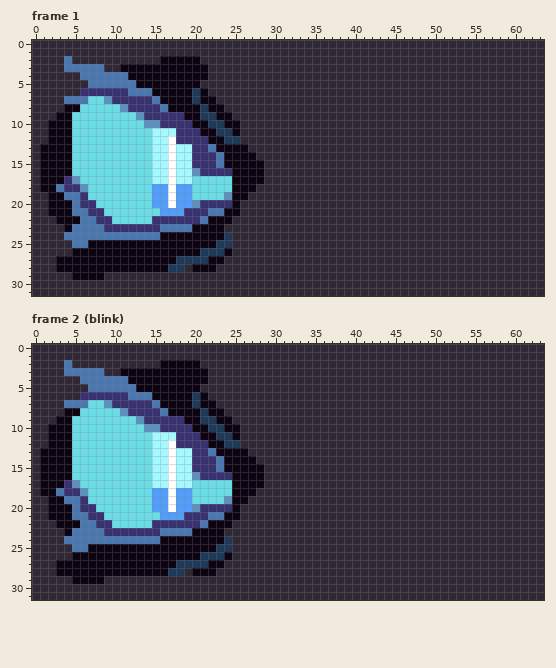
Two states of a pixel-art file, LEDMatrixHandler/assets/eye_source.aseprite. Above is the file before it was changed.
64x32 pixels, 9 frames. Shown: frame 1, frame 2 (blink). The commit also changed other frames, which this record leaves out.
The same view after the edit:
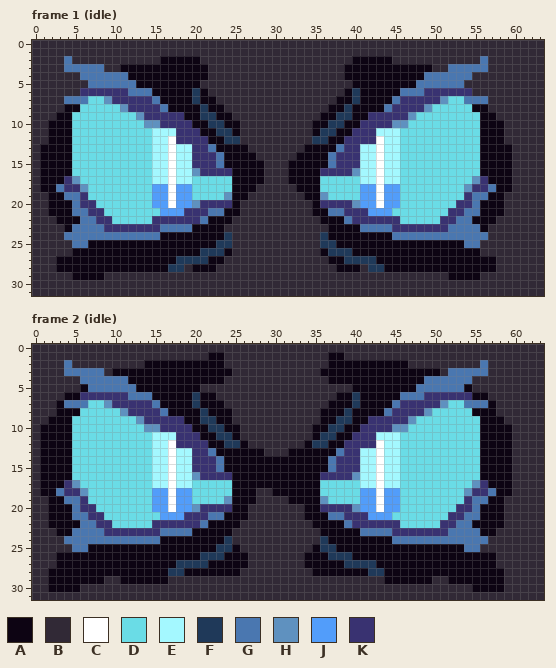
Palette (. is transparent): A #0d0413  B #312936  C #ffffff  D #6adce6  E #a4f8ff  F #1f3959  G #4a77b0  H #5f91bf  J #529dfa  K #393271
Change:
Changed rows in their new state; - is an unchanged pixel.
Frame 1 (idle), layer "Layer 1":
first column x 32:
 2 --------AAAAA-----------G---
 3 -------AAAAAAAAAAA--GGGGG---
 4 -------AAAAAAAAAAGGGGGG-----
 5 --------AAAAAAAAGGGGGG------
 6 -------AFAAAAAGGGKKKKKK-----
 7 ------AAFAAAAGKKKKKHDDGGG---
 8 -----AAFAAAAGKKKKHDDDDDAA---
 9 ----AAFFAAKKKKKHDDDDDDDDAA--
10 ---AAFFAAKKKKHHDDDDDDDDDAAA-
11 ---AFFAAKKKEEEDDDDDDDDDDAAA-
12 ---FFAAKKKKCEEDDDDDDDDDDAAA-
13 --AAAAGKKEECEEDDDDDDDDDDAAAA
14 -AAAAGKKKEECEEDDDDDDDDDDAAAA
15 AAAAAGKKKEECEEDDDDDDDDDDAAAA
16 AAAAKKKKHEECEEDDDDDDDDDDAAAA
17 AAAADDDDDEECEEDDDDDDDDDHKAAA
18 -AAADDDDDJJCJJDDDDDDDDHKKGAA
19 --AAHDDDDJJCJJDDDDDDDDKGGAA-
20 ---AKKKKHJJCJJDDDDDDDKKGAAA-
21 ---AAGGKKKJJJDDDDDDDKKGGAAA-
22 ----AAAGKKKKKKDDDDDKKGGAAA--
23 -----AAAAGGGGKKKKKKKGGGGA---
24 ----FAAAAAAAAGGGGGGGGGGGG---
25 ----FFAAAAAAAAAAAAAAAAGG----
26 ----AFFFAAAAAAAAAAAAAAAA----
27 -----AAFFFFAAAAAAAAAAAAAAA--
28 ------AAA-FFAAAAAAAAAAAAAA--
29 --------------------AAAA----
Frame 2 (idle), layer "Layer 1":
first column x 1:
 1 ---------------------AA-------------AA---------------------
 2 -------------AA-----AAA-------------AAAAAAAAAA---------G---
 3 ---------A-----------AAA-----------AAAAAAAAAAAAAAA-GGGGG---
 4 ---------------------AA-------------AAAAAAAAAAAAGGGGGG-----
 5 -----A---------------------------------AAAAAAAAGGGGGGA-----
 6 ---AA----------------A---------------AAFAAAAAGGGKKKKKKAA---
 7 --A-------------------A-------------AAAFAAAAGKKKKKHDDGGGA--
 8 --A--------------------A-----------AAAFAAAAGKKKKHDDDDDAAA--
 9 -A---------------------------------AAFFAAKKKKKHDDDDDDDDAAA-
10 A---------------------------------AAFFAAKKKKHHDDDDDDDDDAAAA
11 A---------------------------------AFFAAKKKEEEDDDDDDDDDDAAAA
12 A------------------------A-------AFFAAKKKKCEEDDDDDDDDDDAAAA
13 --------------------------AA---AAAAAAGKKEECEEDDDDDDDDDDAAAA
14 ---------------------------AAAAAAAAAGKKKEECEEDDDDDDDDDDAAAA
15 ----------------------------AAAAAAAAGKKKEECEEDDDDDDDDDDAAAA
16 ----------------------------AAAAAAAKKKKHEECEEDDDDDDDDDDAAAA
17 ----------------------------AAAAAAADDDDDEECEEDDDDDDDDDHKAAA
18 -----------------------------AAAAAADDDDDJJCJJDDDDDDDDHKKGAA
19 --------------------------A----AAAAHDDDDJJCJJDDDDDDDDKGGAA-
20 -------------------------A-------AAKKKKHJJCJJDDDDDDDKKGAAA-
21 -------------------------A-------AAAGGKKKJJJDDDDDDDKKGGAAA-
22 -A----------------------A---------AAAAGKKKKKKDDDDDKKGGAAAA-
23 --A--------------------A-----------AAAAAGGGGKKKKKKKGGGGAA--
24 -----------------------------------FAAAAAAAAGGGGGGGGGGGG---
25 ------------------------A---------AFFAAAAAAAAAAAAAAAAGG----
26 --AA--------------------AA-------AAAFFFAAAAAAAAAAAAAAAAAA--
27 -----------------------AAA-------AAAAAFFFFAAAAAAAAAAAAAAA--
28 -A----------------A---AAA---------AAAAAAAFFAAAAAAAAAAAAAAA-
29 -AAA------AAAAAA---------------------------AAAAAA--AAAAAAA-
30 -AAAA-------------------------------------------------AAAA-
